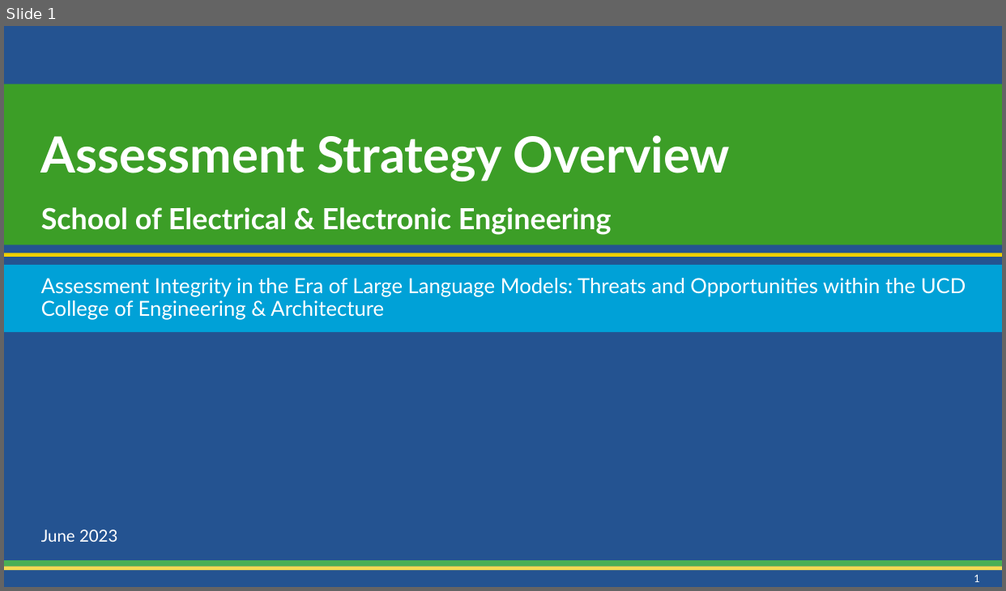
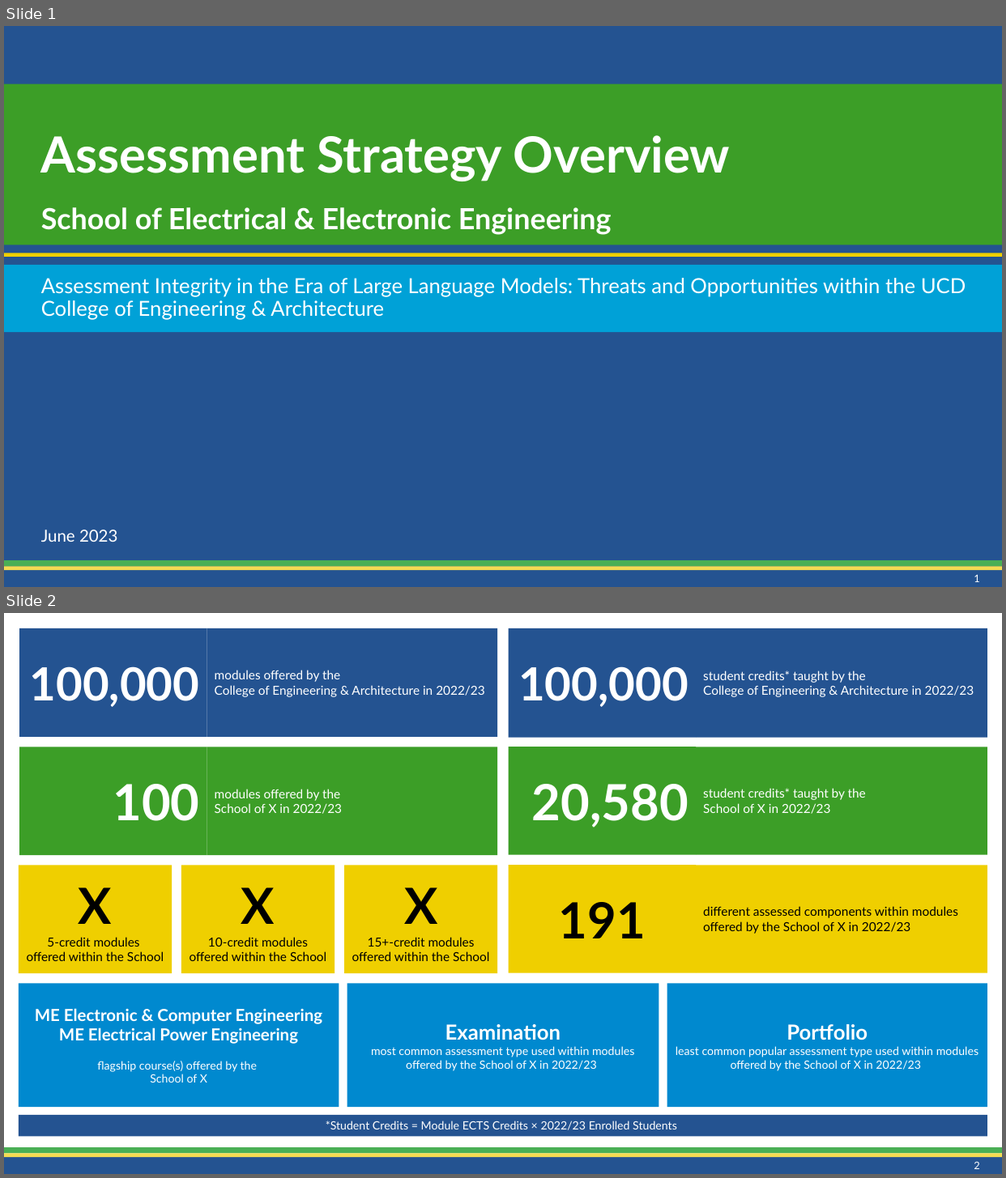
Before and after one commit to CathaloFaolain/ChatGPTAssessment, a slide deck: Slides/Schools Snapshot/AssessmentOverview_SEEE_202306.pptx. Shown one above the other, each under a label of ours: slide 1 before the commit, slides 1 and 2 after it. The pictures are 1006x591 and 1006x1178 pixels, drawn with LibreOffice and Linux fonts; fonts in the diff are those of the drawing; background and template pictures are left out. Boxes give left, top, right and bottom in pixels: in the first picture for what was removed or moved away, otherwise in the second. Text is boxed around its words. In the diff, an @@ line names an element or a change of style, - is before the commit and + after.

Commit message:
update e+e slide

```diff
--- a/Slides/Schools Snapshot/AssessmentOverview_SEEE_202306.pptx
+++ b/Slides/Schools Snapshot/AssessmentOverview_SEEE_202306.pptx
@@ slide 2 added at (4, 613, 1002, 1174), background #FFFFFF; not listed: 3 template elements that a slide beside it also shows @@
@@ rectangle added at (19, 628, 207, 736), fill #245391, 44 pt, text #FFFFFF, bold @@
+100,000
@@ rectangle added at (206, 628, 497, 736), fill #245391, 12 pt, text #FFFFFF @@
+modules offered by the
+College of Engineering & Architecture in 2022/23
@@ rectangle added at (509, 628, 696, 737), fill #245391, 44 pt, text #FFFFFF, bold @@
+100,000
@@ rectangle added at (696, 628, 987, 737), fill #245391, 12 pt, text #FFFFFF @@
+student credits* taught by the
+College of Engineering & Architecture in 2022/23
@@ rectangle added at (19, 747, 207, 855), fill #3C9E27, 48 pt, text #FFFFFF, bold @@
+100
@@ rectangle added at (206, 747, 497, 855), fill #3C9E27, 12 pt, text #FFFFFF @@
+modules offered by the
+School of X in 2022/23
@@ rectangle added at (509, 747, 696, 855), fill #3C9E27, 48 pt, text #FFFFFF, bold @@
+20,580
@@ rectangle added at (696, 747, 987, 855), fill #3C9E27, 12 pt, text #FFFFFF @@
+student credits* taught by the
+School of X in 2022/23
@@ rectangle added at (19, 865, 172, 973), fill #EFCF00, 12 pt, text #000000 @@
+X
+5-credit modules
+offered within the School
@@ rectangle added at (181, 865, 335, 973), fill #EFCF00, 12 pt, text #000000 @@
+X
+10-credit modules offered within the School
@@ rectangle added at (345, 865, 498, 973), fill #EFCF00, 12 pt, text #000000 @@
+X
+15+-credit modules offered within the School
@@ rectangle added at (509, 865, 696, 973), fill #EFCF00, 48 pt, text #000000, bold @@
+191
@@ rectangle added at (696, 865, 987, 973), fill #EFCF00, 12 pt, text #000000 @@
+different assessed components within modules offered by the School of X in 2022/23
@@ rectangle added at (19, 983, 339, 1108), fill #0089CF, 16 pt, text #FFFFFF, bold @@
+ME Electronic & Computer Engineering
+ME Electrical Power Engineering
+flagship course(s) offered by the
+School of X
@@ rectangle added at (347, 983, 659, 1108), fill #0089CF, 11 pt, text #FFFFFF @@
+Examination
+most common assessment type used within modules offered by the School of X in 2022/23
@@ rectangle added at (667, 983, 987, 1108), fill #0089CF, 11 pt, text #FFFFFF @@
+Portfolio
+least common popular assessment type used within modules offered by the School of X in 2022/23
@@ rectangle added at (19, 1115, 987, 1137), fill #245391, 11 pt, text #FFFFFF @@
+*Student Credits = Module ECTS Credits × 2022/23 Enrolled Students
@@ page number added at (974, 1161, 979, 1169), 10 pt, text #FFFFFF @@
+2
```
Also in this commit, not shown: 1 other slide added, 1 slide removed.
